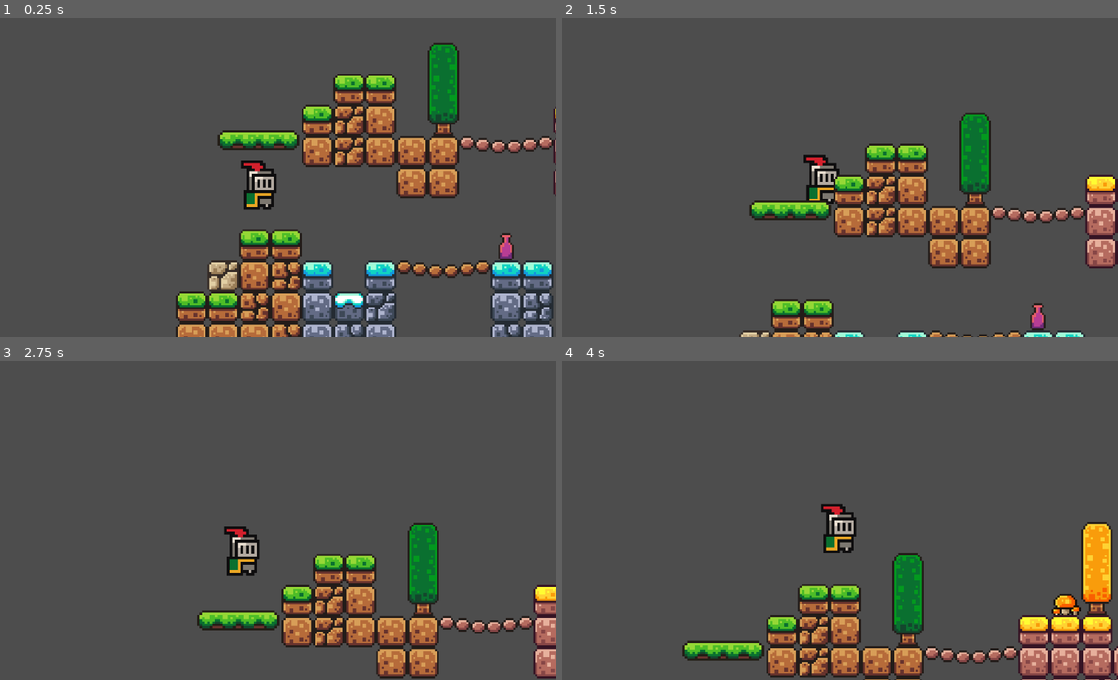
Above: before the commit, frames 1-4 (two rows, left to right).
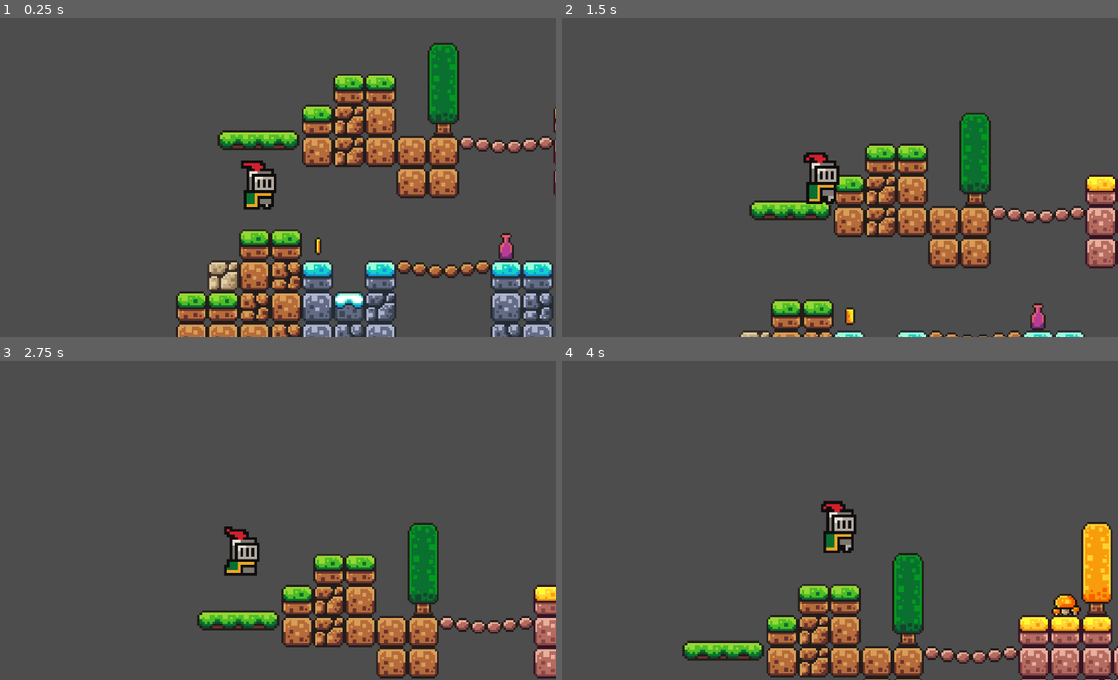
Above: after the commit, the same moments.

Repository: NISCHAY17/godot-first
Game: Godot game, scene res://SCENES/game.tscn
Two runs of this game, one before a commit and one after it. Both use one fixed random seed, a clock stepped at 60 frames per second and the inputs below.
Inputs:
- Up to frame 1 (0.25 s): no input
- Up to frame 2 (1.5 s): tap Enter (ui_accept) at 0.5, 0.77 s; hold Right (ui_right) from 0.53 s (still down); tap Alt at 0.6 s; tap Shift at 1.35 s
- Up to frame 3 (2.75 s): tap Enter (ui_accept) at 1.52 s; release Right (ui_right) at 2.03 s; hold Left (ui_left) from 2.03 s (still down); tap Alt at 2.1 s
- Up to frame 4 (4 s): release Left (ui_left) at 2.78 s; hold Right (ui_right) from 2.78 s (still down); tap Shift at 2.85 s; tap Enter (ui_accept) at 3.02, 3.77 s; tap Alt at 3.6 s

The runs differ from the first frame. In frame 1, less than 0.1% of the frame differs, in the area x 56-58%, y 68-75%; in frame 2, 0.5%, in the area x 43-53%, y 42-97%; in frame 3, 0.4%; in frame 4, 0.4%.

Commit message:
worked on platforms

Diff:
--- /dev/null
+++ b/SCENES/area_2d.tscn
@@ -0,0 +1,109 @@
+[gd_scene load_steps=16 format=3 uid="uid://k1fjwaxojmky"]
+
+[ext_resource type="Texture2D" uid="uid://baocp4a4xg45w" path="res://assets/brackeys_platformer_assets/sprites/coin.png" id="1_jub5u"]
+
+[sub_resource type="AtlasTexture" id="AtlasTexture_jqutv"]
+atlas = ExtResource("1_jub5u")
+region = Rect2(0, 0, 16, 16)
+
+[sub_resource type="AtlasTexture" id="AtlasTexture_0nods"]
+atlas = ExtResource("1_jub5u")
+region = Rect2(16, 0, 16, 16)
+
+[sub_resource type="AtlasTexture" id="AtlasTexture_thd7b"]
+atlas = ExtResource("1_jub5u")
+region = Rect2(32, 0, 16, 16)
+
+[sub_resource type="AtlasTexture" id="AtlasTexture_vuucj"]
+atlas = ExtResource("1_jub5u")
+region = Rect2(48, 0, 16, 16)
+
+[sub_resource type="AtlasTexture" id="AtlasTexture_f7en0"]
+atlas = ExtResource("1_jub5u")
+region = Rect2(64, 0, 16, 16)
+
+[sub_resource type="AtlasTexture" id="AtlasTexture_xr44e"]
+atlas = ExtResource("1_jub5u")
+region = Rect2(80, 0, 16, 16)
+
+[sub_resource type="AtlasTexture" id="AtlasTexture_knchb"]
+atlas = ExtResource("1_jub5u")
+region = Rect2(96, 0, 16, 16)
+
+[sub_resource type="AtlasTexture" id="AtlasTexture_erqka"]
+atlas = ExtResource("1_jub5u")
+region = Rect2(112, 0, 16, 16)
+
+[sub_resource type="AtlasTexture" id="AtlasTexture_eygm0"]
+atlas = ExtResource("1_jub5u")
+region = Rect2(128, 0, 16, 16)
+
+[sub_resource type="AtlasTexture" id="AtlasTexture_45nfq"]
+atlas = ExtResource("1_jub5u")
+region = Rect2(144, 0, 16, 16)
+
+[sub_resource type="AtlasTexture" id="AtlasTexture_dvqiu"]
+atlas = ExtResource("1_jub5u")
+region = Rect2(160, 0, 16, 16)
+
+[sub_resource type="AtlasTexture" id="AtlasTexture_41j6s"]
+atlas = ExtResource("1_jub5u")
+region = Rect2(176, 0, 16, 16)
+
+[sub_resource type="SpriteFrames" id="SpriteFrames_sndha"]
+animations = [{
+"frames": [{
+"duration": 1.0,
+"texture": SubResource("AtlasTexture_jqutv")
+}, {
+"duration": 1.0,
+"texture": SubResource("AtlasTexture_0nods")
+}, {
+"duration": 1.0,
+"texture": SubResource("AtlasTexture_thd7b")
+}, {
+"duration": 1.0,
+"texture": SubResource("AtlasTexture_vuucj")
+}, {
+"duration": 1.0,
+"texture": SubResource("AtlasTexture_f7en0")
+}, {
+"duration": 1.0,
+"texture": SubResource("AtlasTexture_xr44e")
+}, {
+"duration": 1.0,
+"texture": SubResource("AtlasTexture_knchb")
+}, {
+"duration": 1.0,
+"texture": SubResource("AtlasTexture_erqka")
+}, {
+"duration": 1.0,
+"texture": SubResource("AtlasTexture_eygm0")
+}, {
+"duration": 1.0,
+"texture": SubResource("AtlasTexture_45nfq")
+}, {
+"duration": 1.0,
+"texture": SubResource("AtlasTexture_dvqiu")
+}, {
+"duration": 1.0,
+"texture": SubResource("AtlasTexture_41j6s")
+}],
+"loop": true,
+"name": &"default",
+"speed": 13.0
+}]
+
+[sub_resource type="CircleShape2D" id="CircleShape2D_jub5u"]
+radius = 12.0
+
+[node name="coin" type="Area2D"]
+
+[node name="AnimatedSprite2D" type="AnimatedSprite2D" parent="."]
+scale = Vector2(2.6023886, 2.6023886)
+sprite_frames = SubResource("SpriteFrames_sndha")
+autoplay = "default"
+frame_progress = 0.64632976
+
+[node name="CollisionShape2D" type="CollisionShape2D" parent="."]
+shape = SubResource("CircleShape2D_jub5u")
--- a/SCENES/game.tscn
+++ b/SCENES/game.tscn
@@ -1,8 +1,9 @@
-[gd_scene load_steps=6 format=3 uid="uid://dyuag3bm4uhq4"]
+[gd_scene load_steps=10 format=3 uid="uid://dyuag3bm4uhq4"]
 
 [ext_resource type="PackedScene" uid="uid://bjdw6auvyrjmy" path="res://SCENES/player.tscn" id="1_2sn7y"]
 [ext_resource type="Texture2D" uid="uid://b0sydsxgf6aed" path="res://assets/brackeys_platformer_assets/sprites/world_tileset.png" id="2_w4tjv"]
 [ext_resource type="PackedScene" uid="uid://cggiwl2vspm41" path="res://SCENES/platform.tscn" id="3_l2rif"]
+[ext_resource type="PackedScene" uid="uid://k1fjwaxojmky" path="res://SCENES/area_2d.tscn" id="4_rmssh"]
 
 [sub_resource type="TileSetAtlasSource" id="TileSetAtlasSource_l2rif"]
 texture = ExtResource("2_w4tjv")
@@ -174,6 +175,44 @@
 physics_layer_0/collision_layer = 1
 sources/0 = SubResource("TileSetAtlasSource_l2rif")
 
+[sub_resource type="Animation" id="Animation_l2rif"]
+resource_name = "new_animation"
+length = 2.9
+loop_mode = 1
+tracks/0/type = "value"
+tracks/0/imported = false
+tracks/0/enabled = true
+tracks/0/path = NodePath(".:position")
+tracks/0/interp = 1
+tracks/0/loop_wrap = true
+tracks/0/keys = {
+"times": PackedFloat32Array(0, 1),
+"transitions": PackedFloat32Array(1, 1),
+"update": 0,
+"values": [Vector2(1779.0001, 484.00003), Vector2(2165, 491.00003)]
+}
+
+[sub_resource type="Animation" id="Animation_rmssh"]
+length = 0.001
+tracks/0/type = "value"
+tracks/0/imported = false
+tracks/0/enabled = true
+tracks/0/path = NodePath(".:position")
+tracks/0/interp = 1
+tracks/0/loop_wrap = true
+tracks/0/keys = {
+"times": PackedFloat32Array(0),
+"transitions": PackedFloat32Array(1),
+"update": 0,
+"values": [Vector2(1779.0001, 484.00003)]
+}
+
+[sub_resource type="AnimationLibrary" id="AnimationLibrary_5m27e"]
+_data = {
+&"RESET": SubResource("Animation_rmssh"),
+&"new_animation": SubResource("Animation_l2rif")
+}
+
 [node name="GAME" type="Node2D"]
 position = Vector2(-496, -198)
 metadata/_edit_horizontal_guides_ = [164.0]
@@ -191,8 +230,22 @@
 scale = Vector2(3.840001, 3.8)
 tile_set = SubResource("TileSet_rmssh")
 format = 2
-layer_0/tile_data = PackedInt32Array(-65536, 0, 1, -131071,  …(1757 unchanged characters)… 327661, 262144, 1, -458733, 524288, 6, -393190, 131072, 0, -393189, 131072, 2, -327653, 131072, 1, -262118, 131072, 1, -196581, 131072, 1, -327654, 196608, 0, -262117, 196608, 0, -196582, 196608, 1, -131045, 131072, 1, -65509, 131072, 1, -65510, 131072, 1, -131046, 131072, 1, -131044, 131072, 1, -65508, 131072, 1, -65507, 131072, 1, -131043, 131072, 1, -196580, 131072, 0, -196579, 131072, 0, -262115, 524288, 8)
+layer_0/tile_data = PackedInt32Array(-65536, 0, 1, -131071,  …(1757 unchanged characters)… 327661, 262144, 1, -458733, 524288, 6, -196580, 196608, 1, -131044, 131072, 1, -65508, 131072, 1, -262115, 196608, 0, -196579, 131072, 1, -131043, 131072, 1, -65507, 131072, 1, -393188, 131072, 0, -327652, 196608, 0, -262116, 131072, 1, -393187, 131072, 2, -327651, 131072, 1, -196578, 131072, 0, -131042, 131072, 1, -65506, 131072, 1, -262113, 524288, 8, -196577, 131072, 0, -131041, 131072, 1, -65505, 131072, 1)
 
 [node name="PLATFORM" parent="." instance=ExtResource("3_l2rif")]
 position = Vector2(656, 359)
 scale = Vector2(5.0137825, 4.333945)
+
+[node name="PLATFORM2" parent="." instance=ExtResource("3_l2rif")]
+position = Vector2(1779.0001, 484.00003)
+scale = Vector2(2.9450989, 2.5457616)
+
+[node name="move" type="AnimationPlayer" parent="PLATFORM2"]
+libraries = {
+&"": SubResource("AnimationLibrary_5m27e")
+}
+autoplay = "new_animation"
+
+[node name="coin" parent="." instance=ExtResource("4_rmssh")]
+position = Vector2(773, 566)
+scale = Vector2(1.2400012, 1.3199999)
--- a/SCENES/player.tscn
+++ b/SCENES/player.tscn
@@ -36,7 +36,7 @@
 }],
 "loop": true,
 "name": &"IDLE",
-"speed": 9.0
+"speed": 11.0
 }]
 
 [sub_resource type="RectangleShape2D" id="RectangleShape2D_ai16o"]
@@ -48,12 +48,13 @@
 script = ExtResource("1_ai16o")
 
 [node name="AnimatedSprite2D" type="AnimatedSprite2D" parent="."]
+z_index = 5
 position = Vector2(0.99999994, -9.000004)
 scale = Vector2(3.34375, 3.34375)
 sprite_frames = SubResource("SpriteFrames_pod2e")
 animation = &"IDLE"
-frame = 3
-frame_progress = 0.5327049
+autoplay = "IDLE"
+frame_progress = 0.30075994
 
 [node name="CollisionShape2D" type="CollisionShape2D" parent="."]
 position = Vector2(1.0135149, 6.25)
